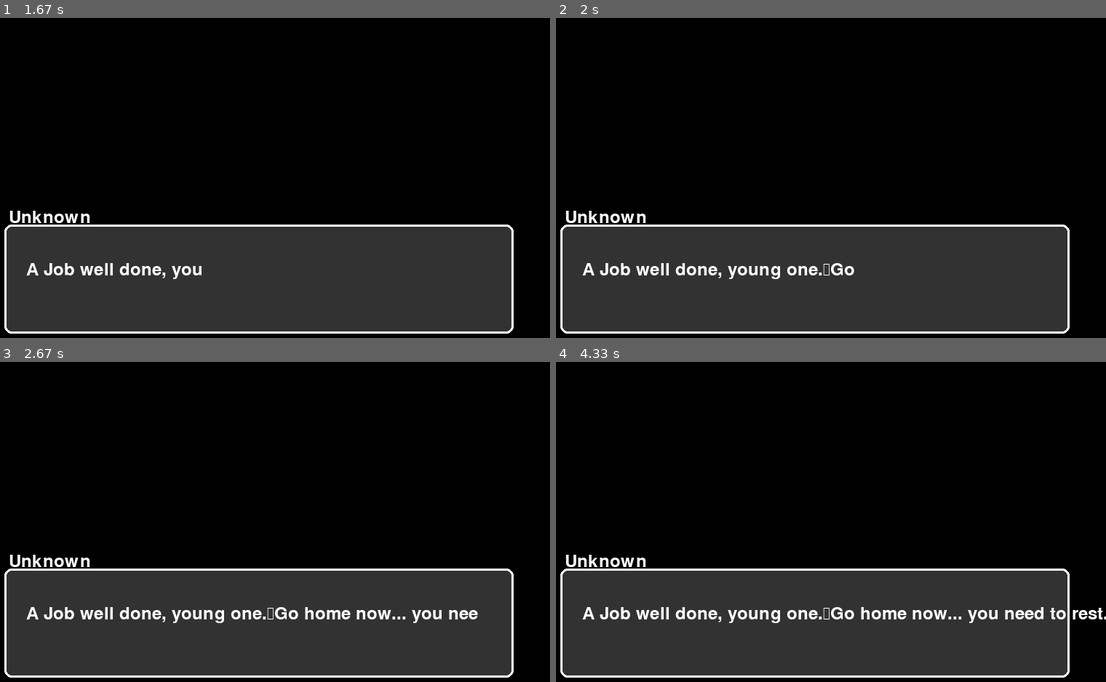
Above: before the commit, frames 1-4 (two rows, left to right).
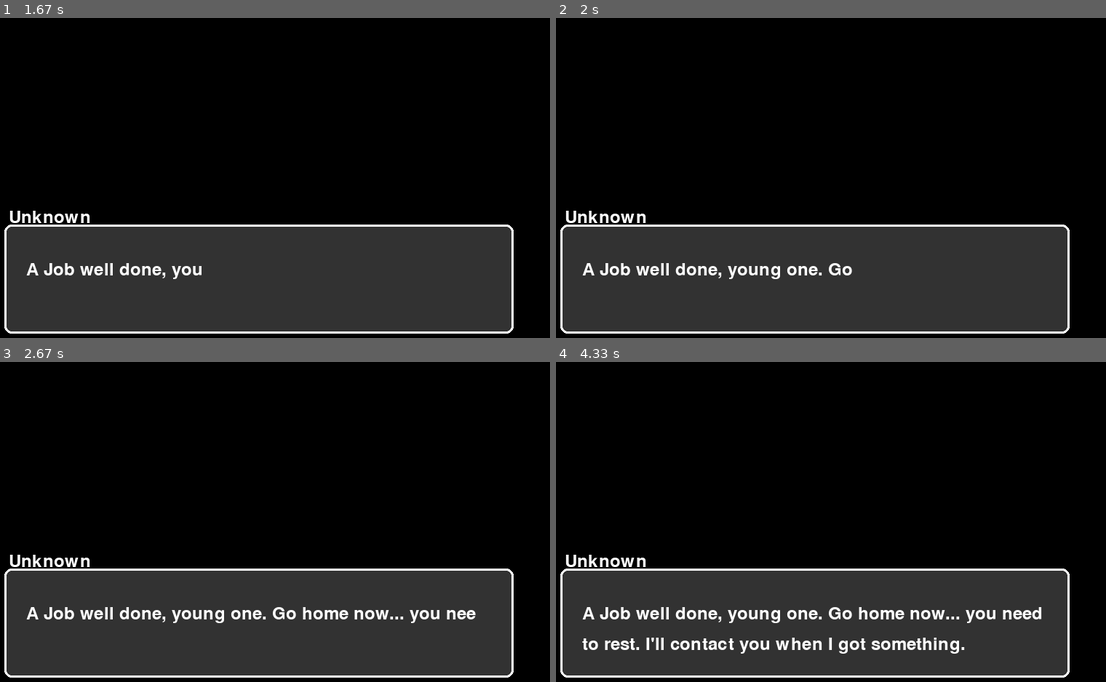
Above: after the commit, the same moments.

Repository: RihoLuik/Choose-Your-Adventure-PyGame
Game: pygame game, started from main.py
The game is run twice, just before and just after one commit, with the same random seed, the same clock (stepped at 60 frames per second) and the same inputs.
Inputs:
- Up to frame 1 (1.67 s): tap 1 at 0.33, 1 s; tap 2 at 0.67 s
- Up to frame 2 (2 s): no input
- Up to frame 3 (2.67 s): no input
- Up to frame 4 (4.33 s): no input

Frame 1 is identical in both runs. In frame 2, 0.1% of the frame differs, in the area x 48-55%, y 76-81%; in frame 3, 0.8%; in frame 4, 2.2%, in the area x 4-100%, y 76-92%.

Commit message:
Dialogue, Choice + Other System Updates
Dialogue now has soft-wrapping.
Choice boxes are now gone in favour of text being centred and related dialogue to be visible.
Fixed the chapter system from being unable to load the next one depending on choice amount, leading to a game crash.
Gave the game the ability to return to Chapter 1 if the save file is missing.
If the choice data file is missing then it will reset to default values.
Added an empty __init__.py file in Game2 Chapters folder so that it would be counted as a "package".
When starting a New Game, choices.json PROPERLY resets and doesn't create it into the same folder where the launcher is located at.

Diff:
--- a/choices.json
+++ /dev/null
@@ -1,4 +0,0 @@
-{
-    "good": 0,
-    "bad": 0
-}
--- a/game2/chapters/chapter1.py
+++ b/game2/chapters/chapter1.py
@@ -7,47 +7,52 @@
 from game2.save import save_progress
 from settings import apply_settings
 
-CHOICES_FILE = "choices.json"
+CHOICES_FILE = "game2/choices.json"
 
 # Clears choices.json when starting from Chapter 1
 def reset_choices():
     empty_data = {"good": 0, "bad": 0}
-    with open(CHOICES_FILE, "w") as file:
-        json.dump(empty_data, file, indent=4)
+    try:
+        with open(CHOICES_FILE, "w") as file:
+            json.dump(empty_data, file, indent=4)
+        print("Choices have been reset!")
+    except Exception as e:
+        print(f"Error resetting choices: {e}")
 
 # Runs Chapter 1 inside the Game2 window
 def run_chapter(screen):
     settings = apply_settings()[1] # Get settings
     pygame.display.set_caption('Game2 - Chapter 1')
 
+    print("Starting Chapter 1...")
+
     # Check if we are starting fresh
     if os.path.basename(__file__) == "chapter1.py":
         reset_choices()
     # Display intro dialogue
-    display_dialogue(screen, "Unknown", "A Job well done, young one.\nGo home now... you need to rest.\nI'll contact you when I got something.")
+    display_dialogue(screen, "Unknown", "A Job well done, young one. Go home now... you need to rest. I'll contact you when I got something.")
     display_dialogue(screen, "...", "...*sigh*, I should get home and rest up")
-    display_dialogue(screen, "System", "*you notice something in the corner of your eye,\nsomething on the ground.*")
-    display_dialogue(screen, "...", "What's this...?\nA phone of sorts...?")
-    display_dialogue(screen, "System", "You look at the phone and think...\nWhat do you do?",
-                 ["Pick Up the Phone", "Leave it where it is"])
+    display_dialogue(screen, "System", "*you notice something in the corner of your eye, something on the ground.*")
+    display_dialogue(screen, "...", "What's this...? A phone of sorts...?")
+    display_dialogue(screen, "System", "You look at the phone and think... What do you do?", ["Pick Up the Phone", "Leave it where it is"])
     # Get player's choice
     choice = get_choice()
 
     if choice == 0:
         save_choice("good")
         display_dialogue(screen, "System", "You picked up the phone.")
-        display_dialogue(screen, "...", "The phone looks good,\nsurprised it's not damaged or broken.")
-        display_dialogue(screen, "...", "I'll take it back home,\nsee what I can learn about it.")
+        display_dialogue(screen, "...", "The phone looks good, surprised it's not damaged or broken.")
+        display_dialogue(screen, "...", "I'll take it back home, see what I can learn about it.")
 
     elif choice == 1:
         save_choice("bad")
         display_dialogue(screen, "System", "You left the phone where it was.")
-        display_dialogue(screen, "...", "No, doesn't matter,\nit's probably not important anyway.")
+        display_dialogue(screen, "...", "No, doesn't matter, it's probably not important anyway.")
 
     # Determine next chapter dynamically
     next_chapter = determine_next_chapter()
     display_dialogue(screen, "System", f"Loading next chapter...")
-    time.sleep(3)
+    time.sleep(2)
 
     print("Chapter 1 completed! Saving progress...")
     save_progress(f"{next_chapter}") # Save progress before moving on
--- a/game2/chapters/chapter2_bad.py
+++ b/game2/chapters/chapter2_bad.py
@@ -5,6 +5,8 @@
     font = pygame.font.Font(None, 40)
     screen.fill((0,0,0)) # Black background
 
+    print("Starting Bad Chapter 2...")
+
     text = font.render("Chapter 2: New Discovery...", True, (255,255,255))
     screen.blit(text, (250, 250))
     pygame.display.flip()
--- a/game2/chapters/chapter2_good.py
+++ b/game2/chapters/chapter2_good.py
@@ -5,6 +5,8 @@
     font = pygame.font.Font(None, 40)
     screen.fill((0,0,0)) # Black background
 
+    print("Starting Good Chapter 2...")
+
     text = font.render("Chapter 2: New Discovery...", True, (255,255,255))
     screen.blit(text, (250, 250))
     pygame.display.flip()
--- a/game2/chapters/chapter2_neutral.py
+++ b/game2/chapters/chapter2_neutral.py
@@ -5,6 +5,8 @@
     font = pygame.font.Font(None, 40)
     screen.fill((0,0,0)) # Black background
 
+    print("Starting Neutral Chapter 2...")
+
     text = font.render("Chapter 2: New Discovery...", True, (255,255,255))
     screen.blit(text, (250, 250))
     pygame.display.flip()
--- a/game2/choices.json
+++ b/game2/choices.json
@@ -1 +1,4 @@
-{"good": 0, "bad": 2}
+{
+    "good": 0,
+    "bad": 0
+}
--- a/game2/choices.py
+++ b/game2/choices.py
@@ -1,20 +1,27 @@
 import json
+import os
 
 CHOICE_FILE = "game2/choices.json"
 
 # Ensures choices are centered dynamically
-def draw_choices(screen, choices, font, screen_width, screen_height):
+def draw_choices(screen, choices, font, screen_width, dialogue_box_bottom):
+    # Dynamically determine the max width for the longest choice
     max_width = max([font.size(choice)[0] for choice in choices]) + 20 # Adjust for longest text
-    box_x = (screen_width - max_width) // 2 # Center the box
-    box_y = screen_height * 0.75 # Place below dialogue
+    box_x = (screen_width - max_width) // 2  # Center the box horizontally
+
+    # Start placing choices below the dialogue box, adjusting for dialogue length
+    y_offset = dialogue_box_bottom + 20  # Add some padding to separate dialogue from choices
 
     for i, choice in enumerate(choices):
         text_surface = font.render(f"{i+1}. {choice}", True, (255, 255, 255))
-        choice_x = box_x + (max_width - text_surface.get_width()) // 2 # Align text properly
-        screen.blit(text_surface, (choice_x, box_y + i * font.get_height() * 1.5))
+        choice_x = box_x + (max_width - text_surface.get_width()) // 2  # Center the text
+        screen.blit(text_surface, (choice_x, y_offset + i * font.get_height() * 1.5))  # Spacing between choices
 
 # Load previous choices from file or start fresh
 def load_choices():
+    if not os.path.exists(CHOICE_FILE):
+        return {"good": 0, "bad": 0} # Default values if file is missing
+
     try:
         with open(CHOICE_FILE, "r") as file:
             return json.load(file)
@@ -40,8 +47,8 @@
     bad = choices["bad"]
 
     if good > bad:
-        return "chapter2_good.py"
+        return "chapter2_good"
     elif bad > good:
-        return "chapter2_bad.py"
+        return "chapter2_bad"
     else:
-        return "chapter2_neutral.py" # Balanced path
+        return "chapter2_neutral" # Balanced path
--- a/game2/dialogue.py
+++ b/game2/dialogue.py
@@ -1,6 +1,7 @@
 import pygame
+from game2.choices import draw_choices
+from main import WIDTH
 from utils import draw_text
-import time
 
 # Load Font
 pygame.font.init()
@@ -11,11 +12,34 @@
 BLACK = (0, 0, 0)
 GRAY = (50, 50, 50)
 
+# Wrap text to fit within a given width
+def wrap_text(text, font, max_width):
+    words = text.split(' ')
+    lines = []
+    current_line = ""
+
+    for word in words:
+        # Check the width of the current line with the new word
+        test_line = f"{current_line} {word}" if current_line else word
+        test_width, _ = font.size(test_line)
+
+        if test_width <= max_width:
+            current_line = test_line
+        else:
+            lines.append(current_line)
+            current_line = word
+
+    # Append the last line
+    if current_line:
+        lines.append(current_line)
+
+    return lines
+
+
 # Displays a dialogue box with character name and choices
 def display_dialogue(screen, character, dialogue, choices=None):
-    screen.fill(BLACK) # Clear the screen
     clock = pygame.time.Clock()
-    text_speed = 30 # Adjust this for speed (lower = faster)
+    text_speed = 30  # Adjust this for speed (lower = faster)
 
     # Draw dialogue box
     pygame.draw.rect(screen, GRAY, (50, 400, 700, 150), border_radius=10)
@@ -26,33 +50,48 @@
         pygame.draw.rect(screen, BLACK, (55, 370, 150, 30))
         draw_text(screen, FONT, character, 0.07, 0.63, WHITE)
 
-    displayed_text = "" # Holds the text as it's being typed
+    # Wrap the dialogue text into lines
+    max_width = 700 - 40  # Max width for the wrapped text (subtracting some padding)
+    wrapped_text = wrap_text(dialogue, FONT, max_width)
 
-    for i in range(len(dialogue)):
-        displayed_text = dialogue[:i + 1] # Add one letter at a time
+    displayed_text = [""] * len(wrapped_text)  # Initialize empty lines
+    total_displayed_lines = 0  # To keep track of lines being typed
 
-        screen.fill(BLACK)
-        pygame.draw.rect(screen, GRAY, (50, 400, 700, 150), border_radius=10)
-        pygame.draw.rect(screen, WHITE, (50, 400, 700, 150), 3, border_radius=10)
+    # Display text letter by letter
+    for line_index in range(len(wrapped_text)):
+        line = wrapped_text[line_index]
 
-        # Draw name again
-        if character:
-            pygame.draw.rect(screen, BLACK, (55, 370, 150, 30))
-            draw_text(screen, FONT, character, 0.07, 0.63, WHITE)
+        for i in range(len(line)):
+            displayed_text[line_index] = line[:i + 1]  # Add one letter at a time to the current line
 
-        # Draw the incrementally appearing dialogue
-        draw_text(screen, FONT, displayed_text, 0.10, 0.75, WHITE)
+            # Redraw the entire screen content
+            screen.fill(BLACK)  # Clear the screen
+            pygame.draw.rect(screen, GRAY, (50, 400, 700, 150), border_radius=10)
+            pygame.draw.rect(screen, WHITE, (50, 400, 700, 150), 3, border_radius=10)
 
-        pygame.display.flip()
-        clock.tick(text_speed) # Control text speed
+            # Draw name again
+            if character:
+                pygame.draw.rect(screen, BLACK, (55, 370, 150, 30))
+                draw_text(screen, FONT, character, 0.07, 0.63, WHITE)
+
+            # Draw all the lines progressively
+            y_offset = 0.75
+            for j in range(total_displayed_lines + 1):  # Display all lines typed so far
+                draw_text(screen, FONT, displayed_text[j], 0.10, y_offset + (j * 0.07), WHITE)
+
+            pygame.display.flip()
+            clock.tick(text_speed)  # Control text speed
+
+        total_displayed_lines += 1  # After finishing a line, mark it as fully typed
+
+    # Get the bottom of the dialogue box to place choices below it
+    dialogue_box_bottom = 400 + (total_displayed_lines * FONT.get_height()) + 20
 
     wait_for_keypress()
 
-    # Draw choices if available
+    # Draw choices below the dialogue
     if choices:
-        for i, choice in enumerate(choices):
-            pygame.draw.rect(screen, WHITE, (100, 450 + (i * 40), 600, 30), border_radius=5)
-            draw_text(screen, FONT, f"{i + 1}. {choice}", 0.15, 0.78 + (i * 0.07), BLACK)
+        draw_choices(screen, choices, FONT, WIDTH, dialogue_box_bottom)
 
         pygame.display.flip()
 
--- a/game2/game.py
+++ b/game2/game.py
@@ -1,11 +1,12 @@
 import pygame
-import sys
 import importlib
 import json
+from game2.chapters.chapter1 import reset_choices
 from settings import settings_menu
 from credits import show_credits
 from utils import draw_text
 from game2.chapters import chapter1
+from game2.choices import determine_next_chapter
 
 SAVE_FILE = "game2/save.json" # Adjust if necessary
 
@@ -31,15 +32,20 @@
     except (FileNotFoundError, json.JSONDecodeError):
         return "chapter1" # Default if no save file is found
 
-# Starts Chapter 1 inside the same window
+# Starts a new game
 def start_game():
-    next_chapter = chapter1.run_chapter(screen) # Runs Chapter 1
+    reset_choices()  # Reset choices when starting a new game
+    next_chapter = chapter1.run_chapter(screen)  # Runs Chapter 1
     load_chapter(next_chapter)
 
-# Dynamically load and run the next chapter
+# Loads the next chapter based on choices
 def load_chapter(chapter_name):
-    chapter_module = importlib.import_module(f"game2.chapters.{chapter_name}")
-    chapter_module.run_chapter(screen)
+    next_chapter = determine_next_chapter() # Get the next chapter dynamically
+    try:
+        chapter_module = importlib.import_module(f"game2.chapters.{chapter_name}")
+        chapter_module.run_chapter(screen)
+    except ModuleNotFoundError:
+        print(f"Error: Chapter file {chapter_name}.py not found!")
 
 # Save progress to save.json
 def save_progress(chapter_name):
@@ -68,7 +74,7 @@
                 saved_chapter = load_saved_progress()
                 load_chapter(saved_chapter)
             elif event.key == pygame.K_2:
-                start_game() # Starts a new game (Chapter 1
+                start_game() # Starts a new game (Chapter 1)
             elif event.key == pygame.K_3:
                 settings_menu(screen) # Calls settings menu
             elif event.key == pygame.K_4:
--- a/game2/save_data.json
+++ b/game2/save_data.json
@@ -1 +1 @@
-{"last_chapter": "chapter2_bad.py"}
+{"last_chapter": "chapter2_good"}
Empty file added: game2/chapters/__init__.py
